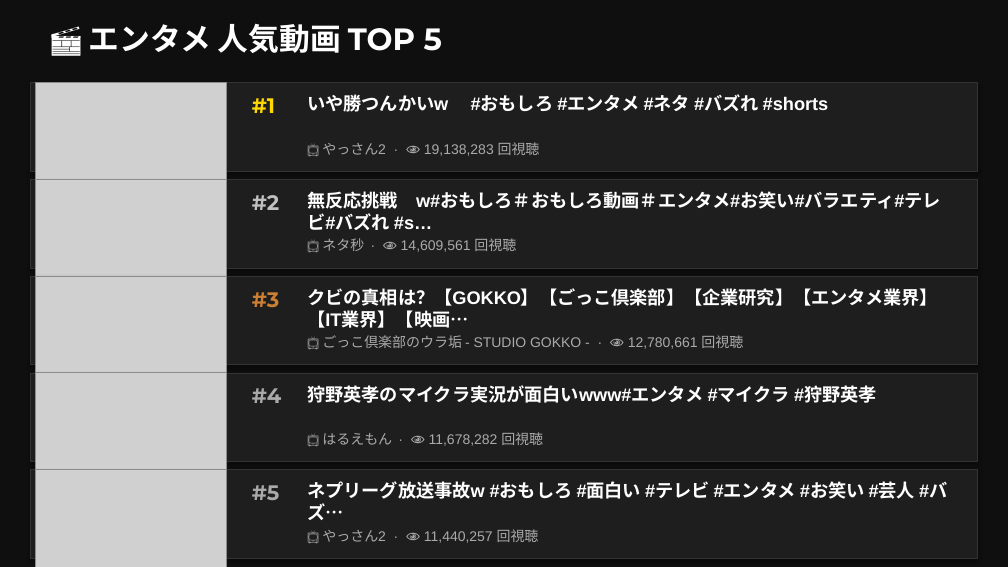
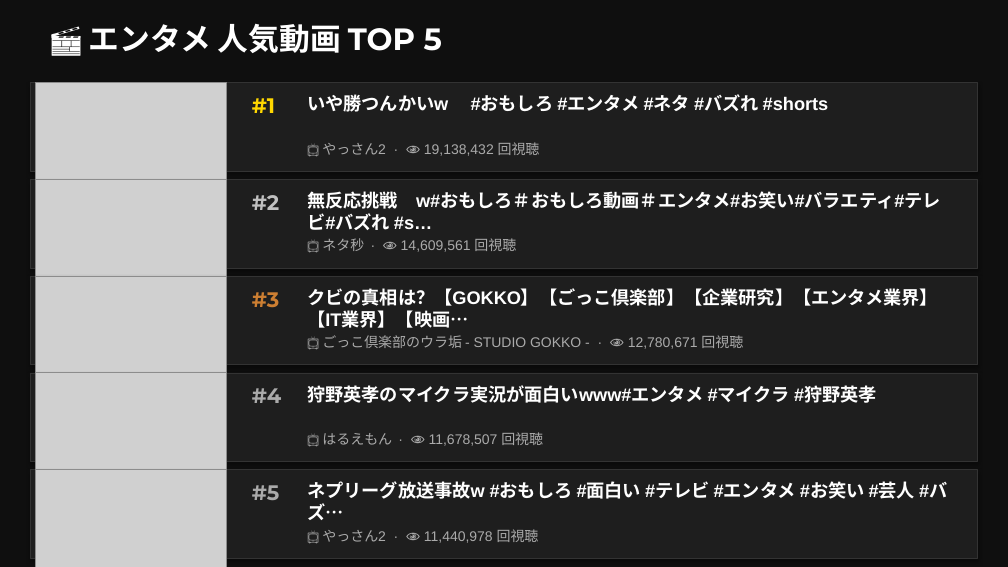
Before and after one commit to asaneasaburo0910-hub/youtube-crawler, a slide deck: slide 12 of youtube_ranking_20260510.pptx. Drawn at 1008x567 pixels with LibreOffice and Linux fonts; fonts in the diff are those of the drawing; grey boxes stand for pictures. Boxes give left, top, right and bottom in pixels: in the first picture for what was removed or moved away, otherwise in the second. Text is boxed around its words. In the diff, an @@ line names an element or a change of style, - is before the commit and + after.

```diff
--- a/youtube_ranking_20260510.pptx
+++ b/youtube_ranking_20260510.pptx
@@ text at box(322, 142, 540, 156): text changed @@
-📺 やっさん2 · 👁 19,138,283 回視聴
+📺 やっさん2 · 👁 19,138,432 回視聴
@@ text at box(322, 335, 743, 349): text changed @@
-📺 ごっこ倶楽部のウラ垢 - STUDIO GOKKO - · 👁 12,780,661 回視聴
+📺 ごっこ倶楽部のウラ垢 - STUDIO GOKKO - · 👁 12,780,671 回視聴
@@ text at box(322, 432, 543, 446): text changed @@
-📺 はるえもん · 👁 11,678,282 回視聴
+📺 はるえもん · 👁 11,678,507 回視聴
@@ text at box(322, 529, 539, 543): text changed @@
-📺 やっさん2 · 👁 11,440,257 回視聴
+📺 やっさん2 · 👁 11,440,978 回視聴
```
Also in this commit, not shown: 13 other slides changed.
